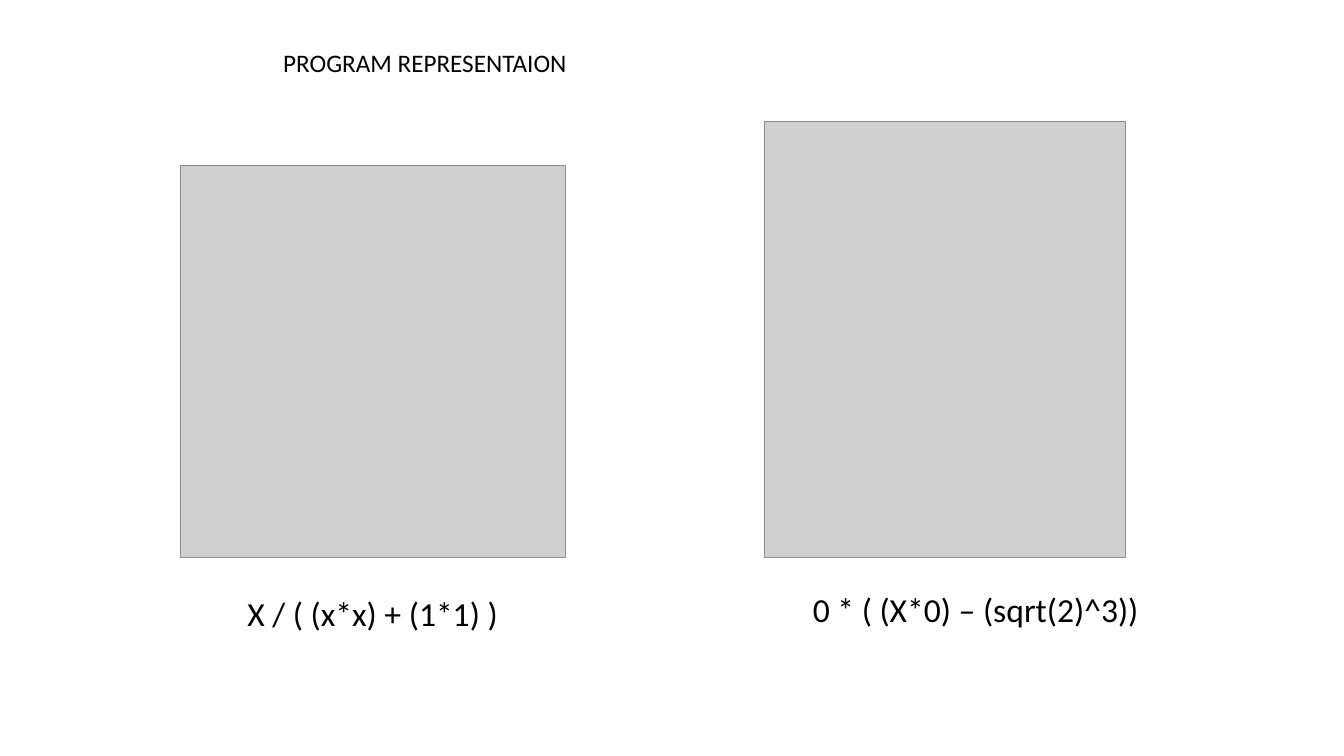
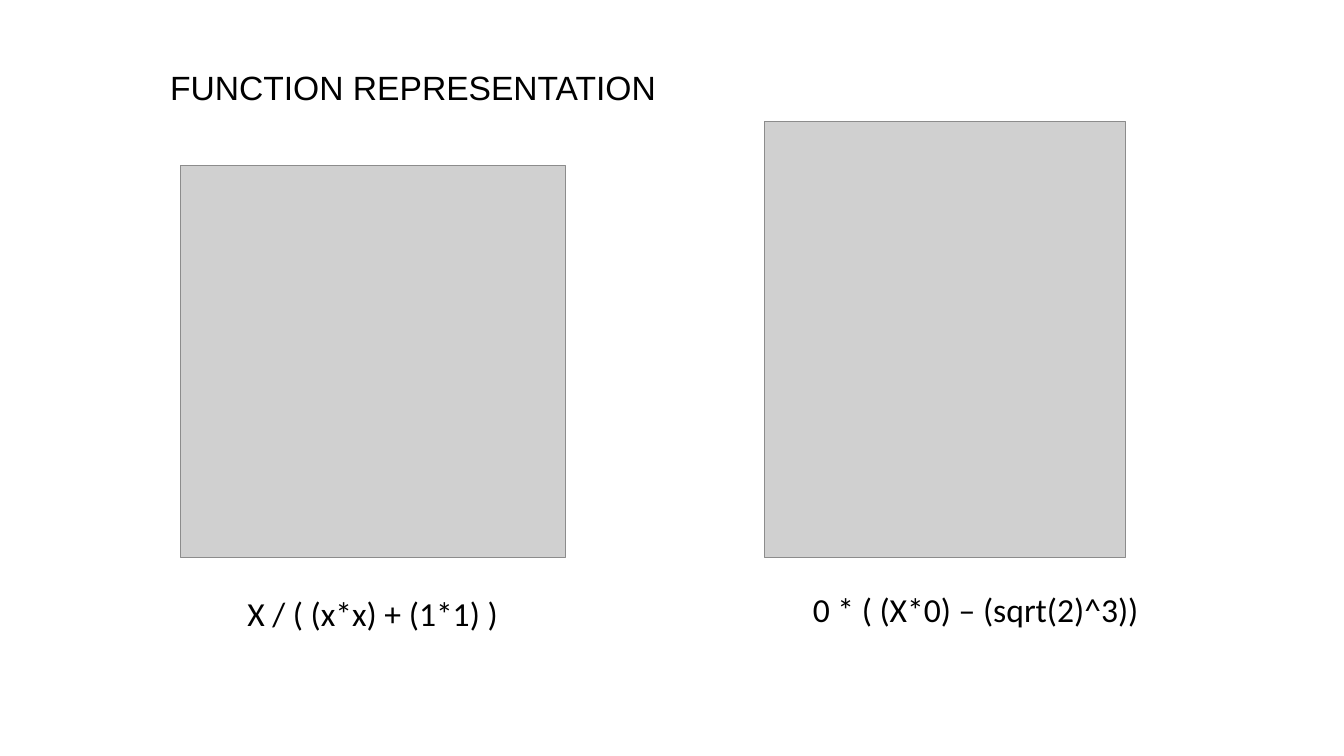
Before and after one commit to gwfellows/genetic-programming, a slide deck: slide 14 of presentation/Presentation.pptx (slide 13 before the commit). Drawn at 1344x756 pixels with LibreOffice and Linux fonts; fonts in the diff are those of the drawing; grey boxes stand for pictures. Boxes give left, top, right and bottom in pixels: in the first picture for what was removed or moved away, otherwise in the second. Text is boxed around its words. In the diff, an @@ line names an element or a change of style, - is before the commit and + after.

Commit message:
presentation

```diff
--- a/presentation/Presentation.pptx
+++ b/presentation/Presentation.pptx
@@ text at (170, 76, 656, 101): text changed; size 18 to 24 pt; font Calibri to Arial @@
-PROGRAM REPRESENTAION
+FUNCTION REPRESENTATION
```
Also in this commit, not shown: 4 other slides changed, 8 slides added, 4 slides removed, 3 other files.
